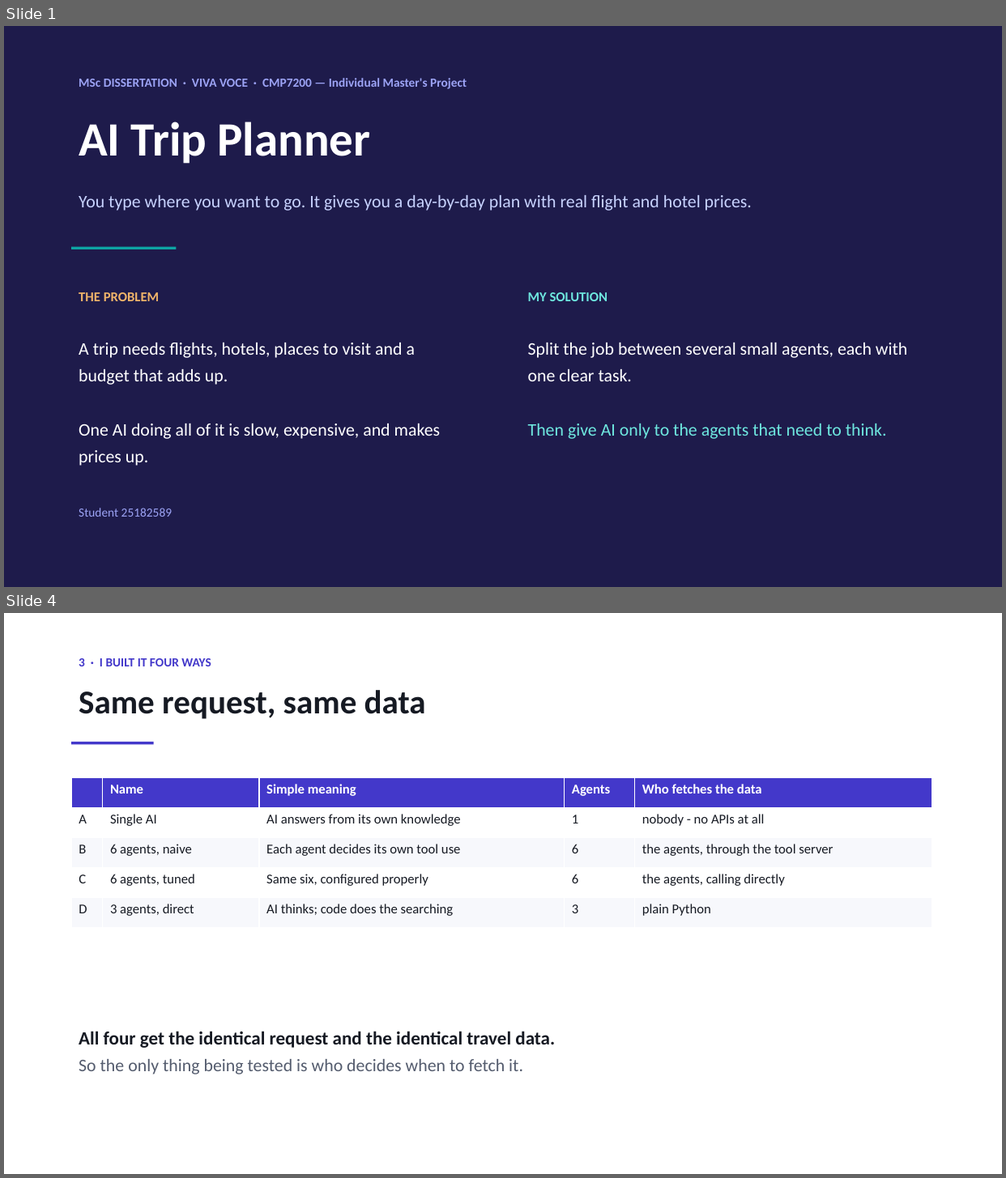
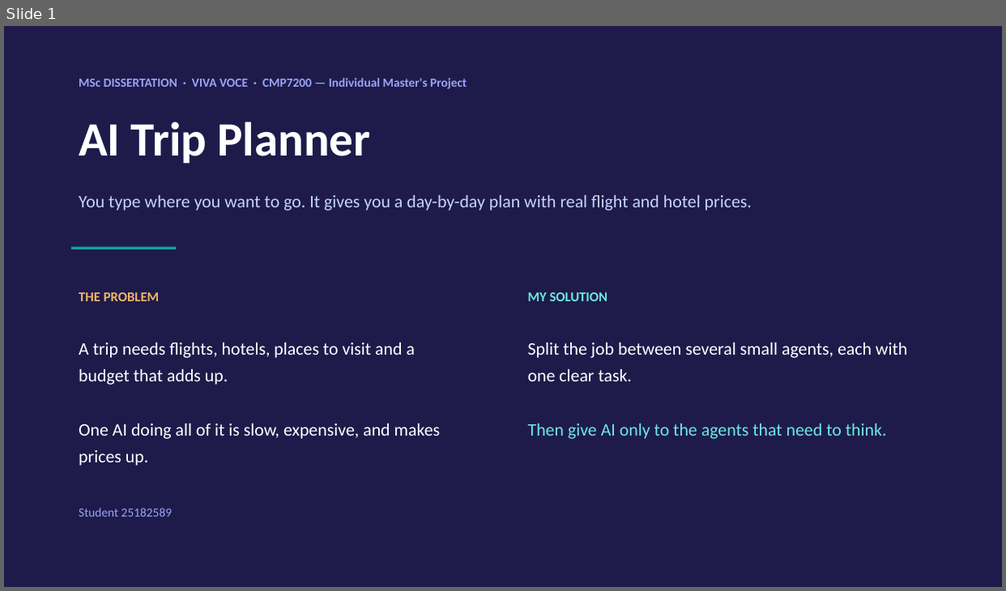
Before and after one commit to sherali143/Trip-Planner, a slide deck: submission/CMP7200_Viva_Presentation.pptx. Shown one above the other, each under a label of ours: slides 1 and 4 before the commit, slide 1 after it; the slides between them are not shown. The pictures are 1006x1178 and 1006x591 pixels, drawn with LibreOffice and Linux fonts; fonts in the diff are those of the drawing. Boxes give left, top, right and bottom in pixels: in the first picture for what was removed or moved away, otherwise in the second. Text is boxed around its words. In the diff, an @@ line names an element or a change of style, - is before the commit and + after.

Commit message:
Nine slides: one approach per slide, with its tools named
The deck now goes problem and solution, the six agents, then Approach A, B,
C and D one per slide. Each approach slide lists that approach's agents with
how many tools it holds and the tool names, so the tool inventory is read
off the slide rather than remembered.

Approach D's table now says 0 tools, which is what the measured arm builds -
its coordinator is created with tools=[]. The four helper tools the web app
leaves on the coordinator are noted in small type rather than counted, and
the comparison row is relabelled "tools given to agents" to match.

Dropped the eight-jobs, four-ways and tool-server slides, and the flow
diagrams that went with them, so the per-approach detail has room.

```diff
--- a/submission/CMP7200_Viva_Presentation.pptx
+++ b/submission/CMP7200_Viva_Presentation.pptx
@@ slide 4 removed at bbox=[4, 613, 1002, 1174], background #FFFFFF @@
@@ text removed at bbox=[79, 658, 211, 666] @@
-3 · I BUILT IT FOUR WAYS
@@ text removed at bbox=[79, 690, 426, 719] @@
-Same request, same data
@@ rectangle removed at bbox=[71, 742, 154, 745] @@
@@ table removed at bbox=[71, 777, 932, 927], 5 rows, 5 columns @@
- | Name | Simple meaning | Agents | Who fetches the data
-A | Single AI | AI answers from its own knowledge | 1 | nobody - no APIs at all
-B | 6 agents, naive | Each agent decides its own tool use | 6 | the agents, through the tool server
-C | 6 agents, tuned | Same six, configured properly | 6 | the agents, calling directly
-D | 3 agents, direct | AI thinks; code does the searching | 3 | plain Python
@@ text removed at bbox=[79, 1031, 555, 1075] @@
-All four get the identical request and the identical travel data.
-So the only thing being tested is who decides when to fetch it.
```
Also in this commit, not shown: 4 slides changed, 4 slides added, 6 other slides removed, 1 other file.
